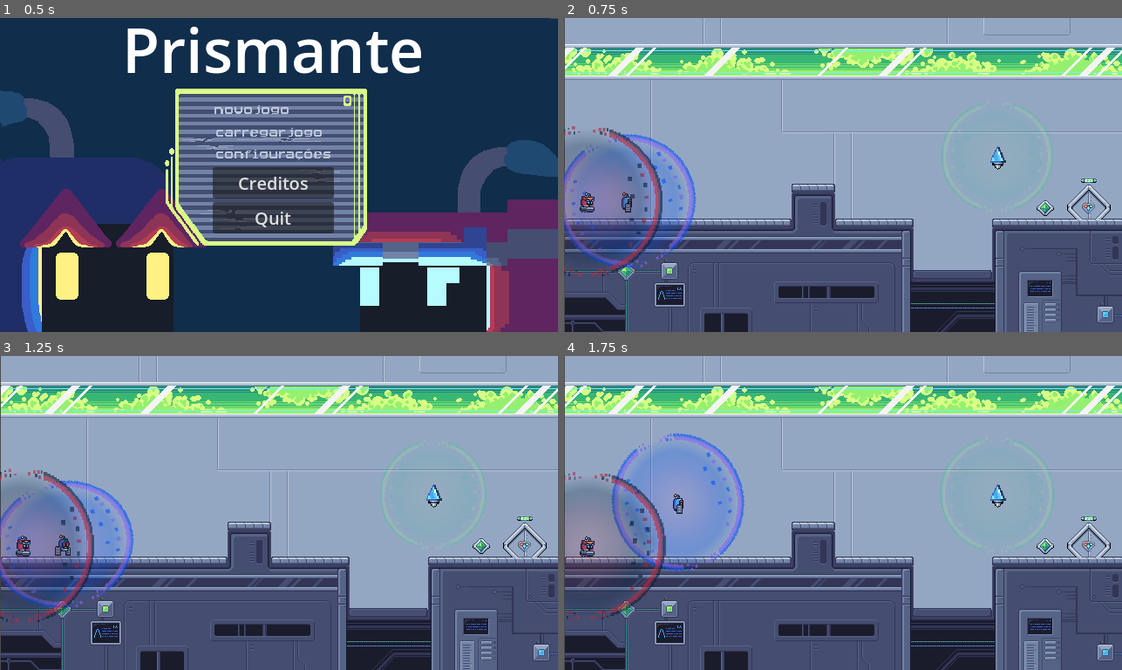
Above: before the commit, frames 1-4 (two rows, left to right).
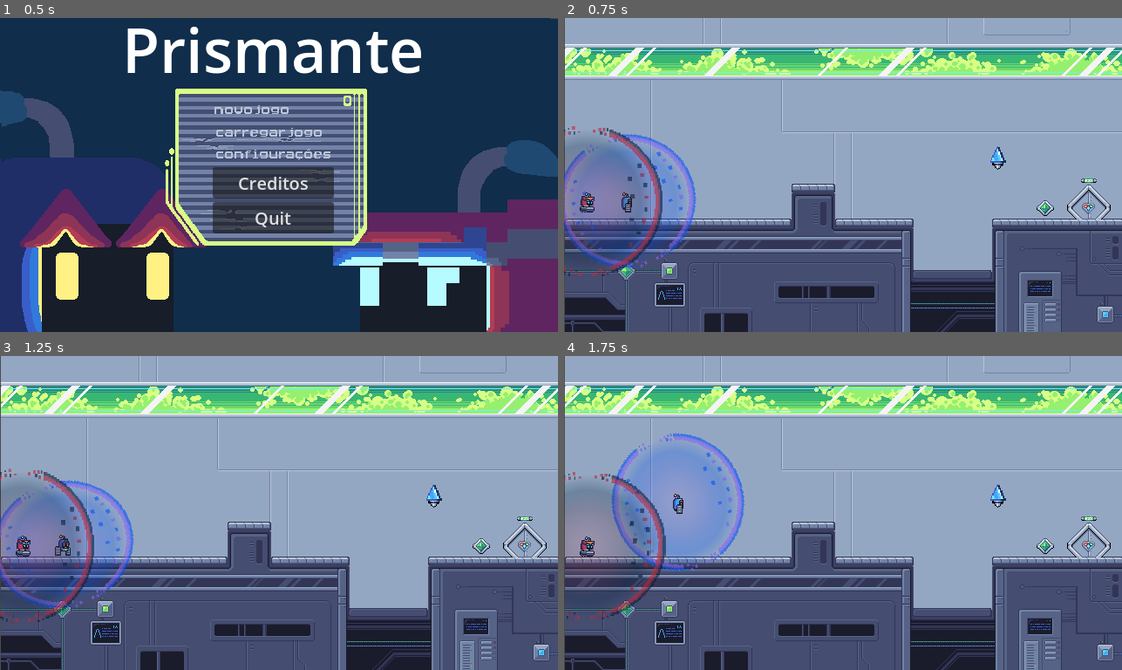
Above: after the commit, the same moments.

Repository: gdp-ufrj/Nut-Bolt
Game: Godot game, scene res://Cenas/UI/menu.tscn
Same seed, same stepped clock (60 frames per second), same inputs: the game is played once before the commit and once after it.
Inputs (mouse positions are in pixels of both pictures, inside the frame that each line leads up to):
- Up to frame 1 (0.5 s): no input
- Up to frame 2 (0.75 s): click (837, 109) at 0.5 s
- Up to frame 3 (1.25 s): no input
- Up to frame 4 (1.75 s): tap Enter (interagir) at 1.25, 1.35 s; hold Right (ui_right) from 1.28 s (still down); tap Up (ui_up) at 1.52 s

Frame 1 is identical in both runs. In frame 2, 0.3% of the frame differs, in the area x 67-88%, y 26-62%; in frame 3, 0.3%; in frame 4, 0.3%, in the area x 67-88%, y 26-63%.

Commit message:
Conexão com linhas entre jogadores e roteador

Diff:
--- a/plataform-2d-godot/Cenas/Entes/Roteador.tscn
+++ b/plataform-2d-godot/Cenas/Entes/Roteador.tscn
@@ -1,8 +1,11 @@
-[gd_scene load_steps=8 format=3 uid="uid://cg0iyugvxt7cr"]
+[gd_scene load_steps=11 format=3 uid="uid://cg0iyugvxt7cr"]
 
 [ext_resource type="Script" uid="uid://budjh6vr4uo6e" path="res://Scripts/Entes/roteador.gd" id="1_ttt0x"]
 [ext_resource type="Texture2D" uid="uid://csncrc55p6850" path="res://Sprites/Interagíveis/conexaoPrisma_teste.png" id="2_hf4jo"]
 [ext_resource type="Texture2D" uid="uid://ccp3t5ik1rpax" path="res://Sprites/Placeholders/placeholder-campo.png" id="2_ttt0x"]
+[ext_resource type="Texture2D" uid="uid://b5bmv3ct5ei10" path="res://Sprites/Players/feixeconexao.png" id="4_aq0v7"]
+[ext_resource type="Script" uid="uid://b5f4x35dpl4c3" path="res://Scripts/linha_player1_rot.gd" id="4_iljlo"]
+[ext_resource type="Script" uid="uid://c05t7usdgp4gl" path="res://Scripts/linha_player2_rot.gd" id="6_fildu"]
 
 [sub_resource type="Animation" id="Animation_hf4jo"]
 resource_name = "Idle"
@@ -83,6 +86,7 @@
 metadata/_edit_group_ = true
 
 [node name="sprite_conexao" type="Sprite2D" parent="zona_conexao_rot"]
+visible = false
 modulate = Color(0.662745, 1, 0.517647, 1)
 position = Vector2(0, 1.0252e-05)
 scale = Vector2(0.243125, 0.26)
@@ -97,5 +101,19 @@
 shape = SubResource("CircleShape2D_if2po")
 debug_color = Color(0.695251, 0.495034, 3.85046e-07, 0.42)
 
+[node name="linha_player1_rot" type="Line2D" parent="."]
+z_index = -1
+points = PackedVector2Array(0, 0, 0, 0)
+texture = ExtResource("4_aq0v7")
+texture_mode = 2
+script = ExtResource("4_iljlo")
+
+[node name="linha_player2_rot" type="Line2D" parent="."]
+z_index = -1
+points = PackedVector2Array(0, 0, 0, 0)
+texture = ExtResource("4_aq0v7")
+texture_mode = 2
+script = ExtResource("6_fildu")
+
 [connection signal="area_entered" from="zona_conexao_rot" to="." method="_on_zona_conexao_rot_area_entered"]
 [connection signal="area_exited" from="zona_conexao_rot" to="." method="_on_zona_conexao_rot_area_exited"]
--- a/plataform-2d-godot/Cenas/game_controller.tscn
+++ b/plataform-2d-godot/Cenas/game_controller.tscn
@@ -1,9 +1,11 @@
-[gd_scene load_steps=5 format=3 uid="uid://cbcfjbornagd1"]
+[gd_scene load_steps=7 format=3 uid="uid://cbcfjbornagd1"]
 
 [ext_resource type="Script" uid="uid://b0xobmaoxeadc" path="res://Scripts/game_controller.gd" id="1_b7awa"]
 [ext_resource type="PackedScene" uid="uid://dutaywbb4vjh" path="res://Cenas/Entes/player_1.tscn" id="2_7gg3j"]
 [ext_resource type="PackedScene" uid="uid://cj3qbb7deufpm" path="res://Cenas/Entes/player_2.tscn" id="3_dg2gn"]
+[ext_resource type="Texture2D" uid="uid://b5bmv3ct5ei10" path="res://Sprites/Players/feixeconexao.png" id="4_dg2gn"]
 [ext_resource type="PackedScene" uid="uid://sf2d4svmqmvo" path="res://Cenas/UI/pause_menu.tscn" id="5_dg2gn"]
+[ext_resource type="Script" uid="uid://c5hky83cd8lir" path="res://Scripts/conexao_players.gd" id="6_dg2gn"]
 
 [node name="Game Controller" type="Node"]
 script = ExtResource("1_b7awa")
@@ -16,6 +18,15 @@
 [node name="player_2" parent="Players" groups=["Players"] instance=ExtResource("3_dg2gn")]
 position = Vector2(-5, 1)
 
+[node name="conexao_players" type="Line2D" parent="Players"]
+z_index = -1
+texture_filter = 3
+position = Vector2(0, 1)
+points = PackedVector2Array(0, 0, 0, 0)
+texture = ExtResource("4_dg2gn")
+texture_mode = 2
+script = ExtResource("6_dg2gn")
+
 [node name="Pause_menu" parent="." instance=ExtResource("5_dg2gn")]
 
 [connection signal="restart" from="." to="Players/player_1" method="_on_game_controller_restart"]
--- a/plataform-2d-godot/Scripts/Entes/roteador.gd
+++ b/plataform-2d-godot/Scripts/Entes/roteador.gd
@@ -1,6 +1,8 @@
 extends Node2D
 @onready var animador = $zona_conexao_rot/sprite_conexao/AnimationPlayer
 @onready var sprite_conexao = $zona_conexao_rot/sprite_conexao
+@onready var linha1 = $linha_player1_rot
+@onready var linha2 = $linha_player2_rot
 var _overlaping: Array = []
 
 func _ready() -> void:
--- /dev/null
+++ b/plataform-2d-godot/Scripts/conexao_players.gd
@@ -0,0 +1,40 @@
+extends Line2D
+
+@onready var path_p1 = "/root/Game Controller/Players/player_1"
+@onready var path_p2 = "/root/Game Controller/Players/player_2"
+
+var p1 :Node2D
+var p2 :Node2D
+var max_dist = 159
+var fade_start = max_dist * 0.7
+
+func _ready() -> void:
+	points = [ Vector2.ZERO, Vector2.ZERO ]
+
+func _process(delta: float) -> void:
+
+	#Espera os players carregarem na cena
+	if not p1 or p2:
+		if has_node(path_p1) and has_node(path_p2):
+			p1 = get_node(path_p1)
+			p2 = get_node(path_p2)
+		else:
+			return
+
+	if p1 and p2 :
+		#Acha a distância entre os robôs
+		var dist = p1.global_position.distance_to(p2.global_position)
+
+		if dist <= max_dist:
+			#posiciona um ponto em cada player
+			points[0] = to_local(p1.global_position)
+			points[1] = to_local(p2.global_position)
+
+			#muda a transparência e largura de acordo com a distância
+			var alfadist = remap(dist,fade_start,max_dist,1,0.5)
+			modulate = Color(1,1,1,alfadist)
+			width = remap(dist,40,max_dist,10,8)
+
+		else:
+			#posiciona os dois pontos no 0,0 evitando que a linha renderize
+			points = [ Vector2.ZERO, Vector2.ZERO ]
--- a/plataform-2d-godot/Scripts/game_controller.gd
+++ b/plataform-2d-godot/Scripts/game_controller.gd
@@ -13,6 +13,7 @@
 
 @onready var player_1: CharacterBody2D = $Players/player_1
 @onready var player_2: CharacterBody2D = $Players/player_2
+@onready var conexao_players: Node2D = $Players/conexao_players
 @onready var pause_menu = $Pause_menu
 
 #Funcao chamada quando a cena começa a ser processada
@@ -87,6 +88,7 @@
 		print("Spawn player 2 em: ", spawn2.global_position)
 		player_1.global_position = spawn1.global_position
 		player_2.global_position = spawn2.global_position
+		conexao_players.global_position = spawn1.global_position
 	else:
 		#Caso nao encontre os pontos de spawn exibe um aviso
 		push_warning("Pontos de spawn não encontrados no nível: " + level_path)
--- /dev/null
+++ b/plataform-2d-godot/Scripts/linha_player1_rot.gd
@@ -0,0 +1,35 @@
+extends Line2D
+
+var p1 :Node2D
+var max_dist = 159
+var fade_start = max_dist * 0.7
+
+func _ready() -> void:
+	points = [ Vector2.ZERO,Vector2.ZERO ]
+
+func _process(_delta: float) -> void:
+
+	if not p1:
+		var possible_path = "/root/Game Controller/Players/player_1"
+		if has_node(possible_path):
+			p1 = get_node(possible_path)
+		else:
+			return
+
+	if p1:
+		#Acha a distância até o player 1
+		var rot = global_position
+		var dist = rot.distance_to(p1.global_position)
+
+		if dist <= max_dist:
+			#posiciona o outro ponto da linha no player 1
+			points[1] = to_local(p1.global_position)
+
+			#muda a transparência e largura de acordo com a distância
+			var alfadist = remap(dist,fade_start,max_dist,1,0.5)
+			modulate = Color(1,1,1,alfadist)
+			width = remap(dist,40,max_dist,10,8)
+
+		else:
+			#posiciona os dois pontos no 0,0 evitando que a linha renderize
+			points[1] = Vector2.ZERO
--- /dev/null
+++ b/plataform-2d-godot/Scripts/linha_player2_rot.gd
@@ -0,0 +1,35 @@
+extends Line2D
+
+var p2 :Node2D
+var max_dist = 144
+var fade_start = max_dist * 0.7
+
+func _ready() -> void:
+	points = [ Vector2.ZERO,Vector2.ZERO ]
+
+func _process(_delta: float) -> void:
+
+	if not p2:
+		var possible_path = "/root/Game Controller/Players/player_2"
+		if has_node(possible_path):
+			p2 = get_node(possible_path)
+		else:
+			return
+
+	if p2:
+		#Acha a distância até o player 2
+		var rot = global_position
+		var dist = rot.distance_to(p2.global_position)
+
+		if dist <= max_dist:
+			#posiciona o outro ponto da linha no player 2
+			points[1] = to_local(p2.global_position)
+
+			#muda a transparência e largura de acordo com a distância
+			var alfadist = remap(dist,fade_start,max_dist,1,0.5)
+			modulate = Color(1,1,1,alfadist)
+			width = remap(dist,40,max_dist,10,8)
+
+		else:
+			#posiciona os dois pontos no 0,0 evitando que a linha renderize
+			points[1] = Vector2.ZERO
Not shown, added: plataform-2d-godot/Scripts/conexao_players.gd.uid
Not shown, added: plataform-2d-godot/Scripts/linha_player1_rot.gd.uid
Not shown, added: plataform-2d-godot/Scripts/linha_player2_rot.gd.uid
Binary file added: plataform-2d-godot/Sprites/Players/feixeconexao.png
Not shown, added: plataform-2d-godot/Sprites/Players/feixeconexao.png.import
